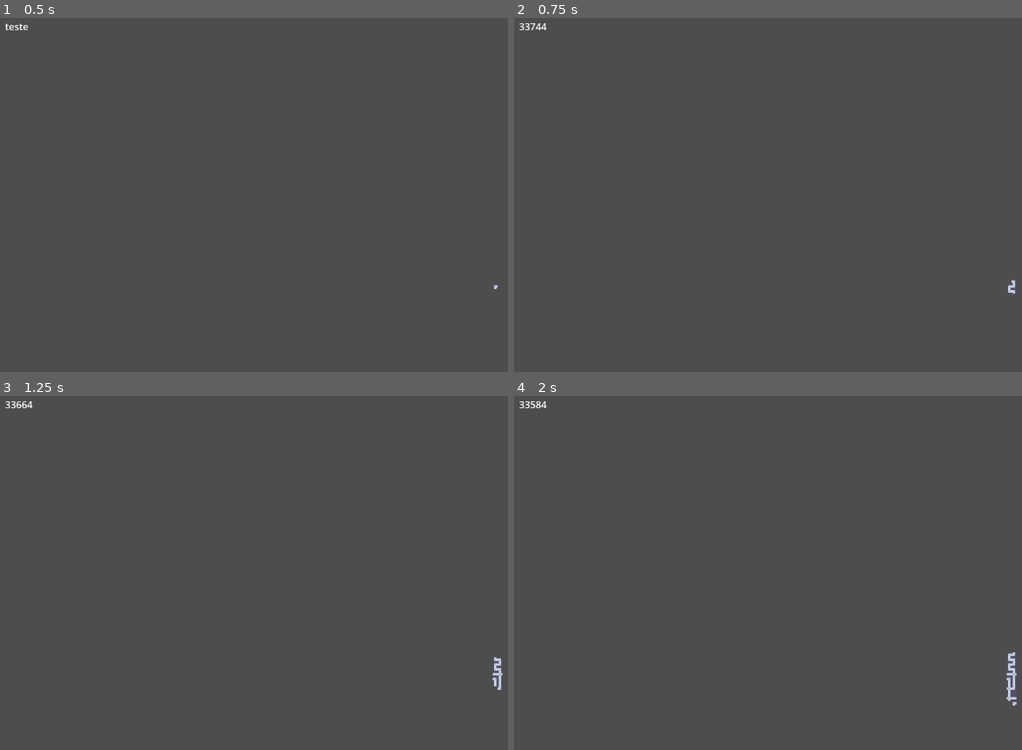
Above: before the commit, frames 1-4 (two rows, left to right).
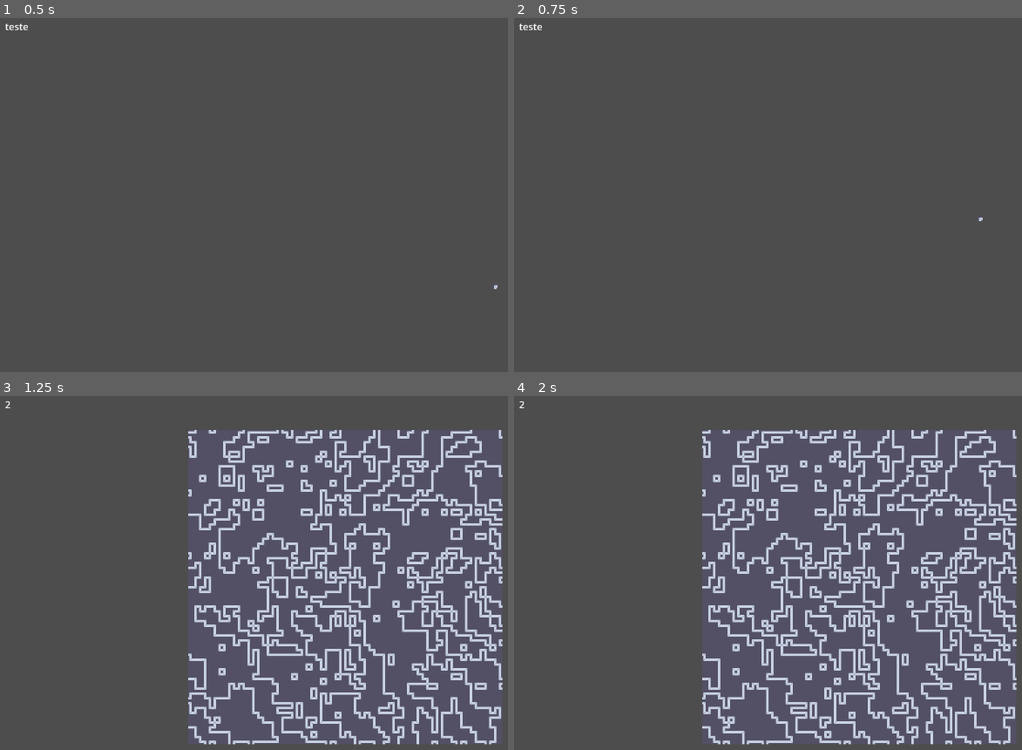
Above: after the commit, the same moments.

Repository: gecarval/wave-function-collapse
Game: Godot game, scene res://map.tscn
Same seed, same stepped clock (60 frames per second), same inputs: the game is played once before the commit and once after it.
Inputs:
- Up to frame 1 (0.5 s): no input
- Up to frame 2 (0.75 s): tap Enter (ui_accept) at 0.5 s; tap X (clear, bound only after the commit) at 0.6 s
- Up to frame 3 (1.25 s): tap Enter (ui_accept) at 0.77, 1.07 s; tap C (collapse, bound only after the commit) at 0.8 s
- Up to frame 4 (2 s): tap C (collapse, bound only after the commit) at 1.35 s; tap Enter (ui_accept) at 1.52, 1.82 s; tap V (step, bound only after the commit) at 1.55 s

Frame 1 is identical in both runs. In frame 2, 0.1% of the frame differs, in the area x 1-99%, y 1-79%; in frame 3, 15%; in frame 4, 15%, in the area x 1-99%, y 1-99%.

Commit message:
added multithread

Diff:
--- a/Script/Classes/WaveFunction2D.gd
+++ b/Script/Classes/WaveFunction2D.gd
@@ -198,7 +198,7 @@
 	return null
 
 
-func propagate(pos: Vector2i) -> void:
+func propagate(pos: Vector2i):
 	var stack: Array[Vector2i] = [pos]
 	while not stack.is_empty():
 		var current: Vector2i = stack.pop_back()
@@ -251,10 +251,18 @@
 		if label != null:
 			label.text = str(total_entropy)
 		# Step 4: Propagate constraints to neighbors
-		propagate(entropy_pos + Vector2i(0, -1))
-		propagate(entropy_pos + Vector2i(1, 0))
-		propagate(entropy_pos + Vector2i(0, 1))
-		propagate(entropy_pos + Vector2i(-1, 0))
+		var thread01: Thread = Thread.new()
+		var thread02: Thread = Thread.new()
+		var thread03: Thread = Thread.new()
+		var thread04: Thread = Thread.new()
+		thread01.start(propagate.bind(entropy_pos + Vector2i(0, -1)))
+		thread02.start(propagate.bind(entropy_pos + Vector2i(1, 0)))
+		thread03.start(propagate.bind(entropy_pos + Vector2i(0, 1)))
+		thread04.start(propagate.bind(entropy_pos + Vector2i(-1, 0)))
+		thread01.wait_to_finish()
+		thread02.wait_to_finish()
+		thread03.wait_to_finish()
+		thread04.wait_to_finish()
 
 
 func random_collapse() -> void:
@@ -305,10 +313,18 @@
 	if label != null:
 		label.text = str(total_entropy)
 	# Step 4: Propagate constraints to neighbors
-	propagate(entropy_pos + Vector2i(0, -1))
-	propagate(entropy_pos + Vector2i(1, 0))
-	propagate(entropy_pos + Vector2i(0, 1))
-	propagate(entropy_pos + Vector2i(-1, 0))
+	var thread01: Thread = Thread.new()
+	var thread02: Thread = Thread.new()
+	var thread03: Thread = Thread.new()
+	var thread04: Thread = Thread.new()
+	thread01.start(propagate.bind(entropy_pos + Vector2i(0, -1)))
+	thread02.start(propagate.bind(entropy_pos + Vector2i(1, 0)))
+	thread03.start(propagate.bind(entropy_pos + Vector2i(0, 1)))
+	thread04.start(propagate.bind(entropy_pos + Vector2i(-1, 0)))
+	thread01.wait_to_finish()
+	thread02.wait_to_finish()
+	thread03.wait_to_finish()
+	thread04.wait_to_finish()
 
 
 func _ready() -> void:
@@ -318,8 +334,10 @@
 
 
 func _process(_delta: float) -> void:
-	if Input.is_action_pressed("ui_accept"):
+	if Input.is_action_pressed("step"):
 		step_collapse()
-	if Input.is_action_just_pressed("ui_cancel"):
+	if Input.is_action_just_pressed("collapse"):
+		collapse()
+	if Input.is_action_just_pressed("clear"):
 		clear_tiles()
 		random_collapse()
--- a/map.tscn
+++ b/map.tscn
@@ -119,6 +119,7 @@
 [node name="Ground" type="Node2D" parent="WaveFunction2D/WaveNode"]
 script = ExtResource("5_urblq")
 tile_coords = Vector2i(4, 2)
+spawn_weight = 100.0
 valid_north_connection = Array[int]([0])
 valid_south_connection = Array[int]([0])
 valid_west_connection = Array[int]([0])
@@ -181,6 +182,7 @@
 [node name="Cross" type="Node2D" parent="WaveFunction2D/WaveNode"]
 script = ExtResource("5_urblq")
 tile_coords = Vector2i(1, 1)
+spawn_weight = 1.0
 valid_north_connection = Array[int]([1])
 valid_south_connection = Array[int]([1])
 valid_west_connection = Array[int]([1])
--- a/project.godot
+++ b/project.godot
@@ -15,6 +15,24 @@
 config/features=PackedStringArray("4.4", "Forward Plus")
 config/icon="res://icon.svg"
 
+[input]
+
+collapse={
+"deadzone": 0.2,
+"events": [Object(InputEventKey,"resource_local_to_scene":false,"resource_name":"","device":-1,"window_id":0,"alt_pressed":false,"shift_pressed":false,"ctrl_pressed":false,"meta_pressed":false,"pressed":false,"keycode":0,"physical_keycode":67,"key_label":0,"unicode":99,"location":0,"echo":false,"script":null)
+]
+}
+clear={
+"deadzone": 0.2,
+"events": [Object(InputEventKey,"resource_local_to_scene":false,"resource_name":"","device":-1,"window_id":0,"alt_pressed":false,"shift_pressed":false,"ctrl_pressed":false,"meta_pressed":false,"pressed":false,"keycode":0,"physical_keycode":88,"key_label":0,"unicode":120,"location":0,"echo":false,"script":null)
+]
+}
+step={
+"deadzone": 0.2,
+"events": [Object(InputEventKey,"resource_local_to_scene":false,"resource_name":"","device":-1,"window_id":0,"alt_pressed":false,"shift_pressed":false,"ctrl_pressed":false,"meta_pressed":false,"pressed":false,"keycode":0,"physical_keycode":86,"key_label":0,"unicode":118,"location":0,"echo":false,"script":null)
+]
+}
+
 [rendering]
 
 textures/canvas_textures/default_texture_filter=0
